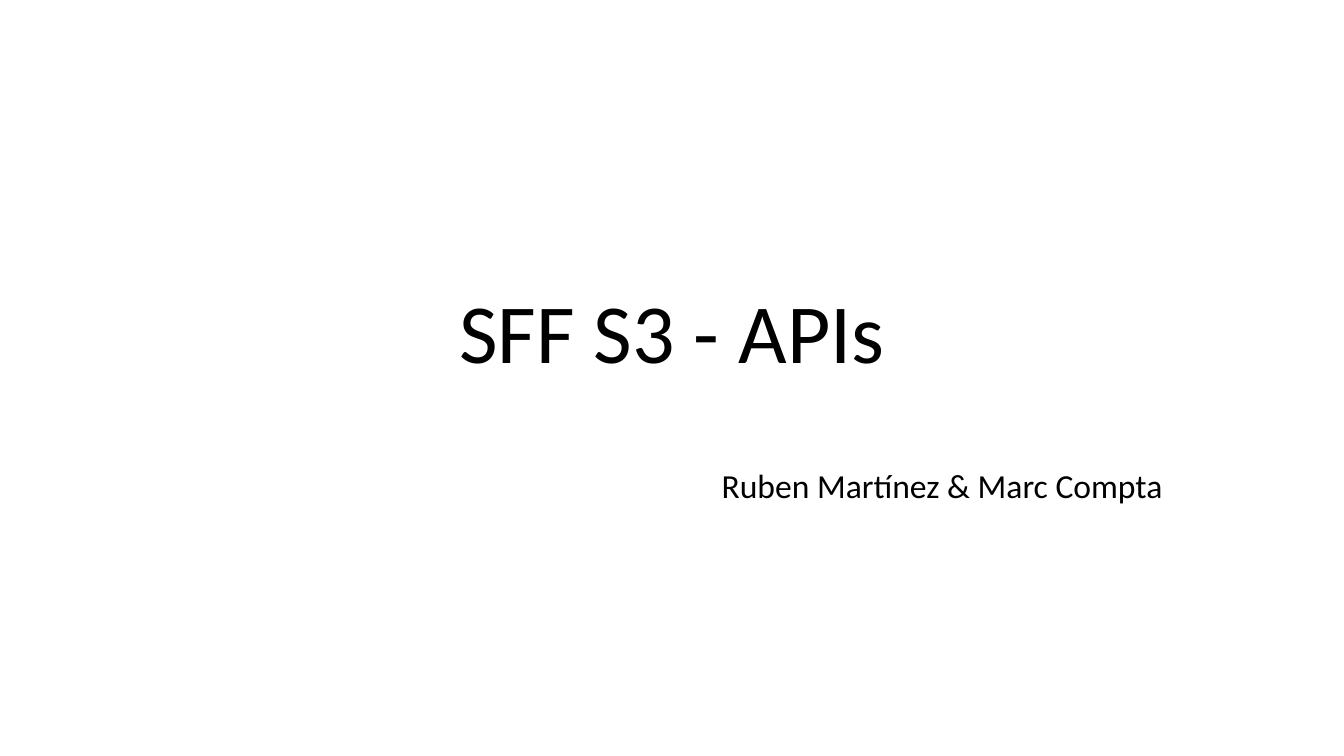
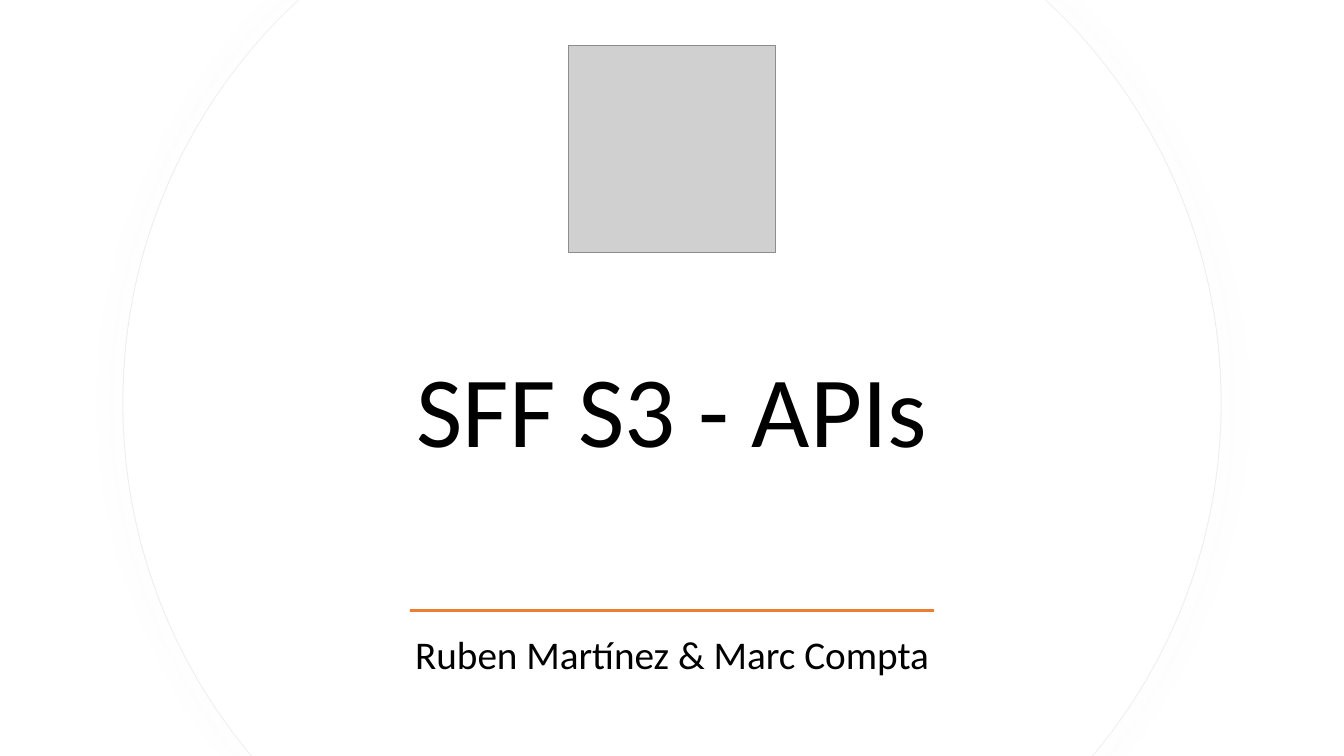
Before and after one commit to vilapri/dotnet-todo-api-lab, a slide deck: slide 1 of Docs/SFF S3 - APIs.pptx. Drawn at 1344x756 pixels with LibreOffice and Linux fonts; fonts in the diff are those of the drawing; grey boxes stand for pictures. Boxes give left, top, right and bottom in pixels: in the first picture for what was removed or moved away, otherwise in the second. Text is boxed around its words. In the diff, an @@ line names an element or a change of style, - is before the commit and + after.

Commit message:
Update PPT.

```diff
--- a/Docs/SFF S3 - APIs.pptx
+++ b/Docs/SFF S3 - APIs.pptx
@@ freeform shape added at bbox=[123, 0, 1222, 756], fill #FFFFFF, outline #EFEFEF 0.75 pt @@
@@ freeform shape added at bbox=[124, 0, 1221, 756], fill #FFFFFF @@
@@ picture added at bbox=[569, 45, 775, 252] @@
@@ title "SFF S3 - APIs": place and size @@
-title "SFF S3 - APIs" at bbox=[459, 308, 885, 364]
+title "SFF S3 - APIs" at bbox=[417, 381, 927, 448]
@@ title "SFF S3 - APIs" at bbox=[417, 381, 927, 448]: size 60 to 72 pt; vertical alignment bottom to middle @@
@@ subtitle "Ruben Martínez & Marc Compta": place and size @@
-subtitle "Ruben Martínez & Marc Compta" at bbox=[722, 474, 1163, 504]
+subtitle "Ruben Martínez & Marc Compta" at bbox=[415, 641, 929, 676]
@@ subtitle "Ruben Martínez & Marc Compta" at bbox=[415, 641, 929, 676]: size 24 to 28 pt; vertical alignment top to middle @@
@@ rectangle added at bbox=[410, 609, 935, 612], fill #ED7D31 @@
```
Also in this commit, not shown: 1 other slide changed.
